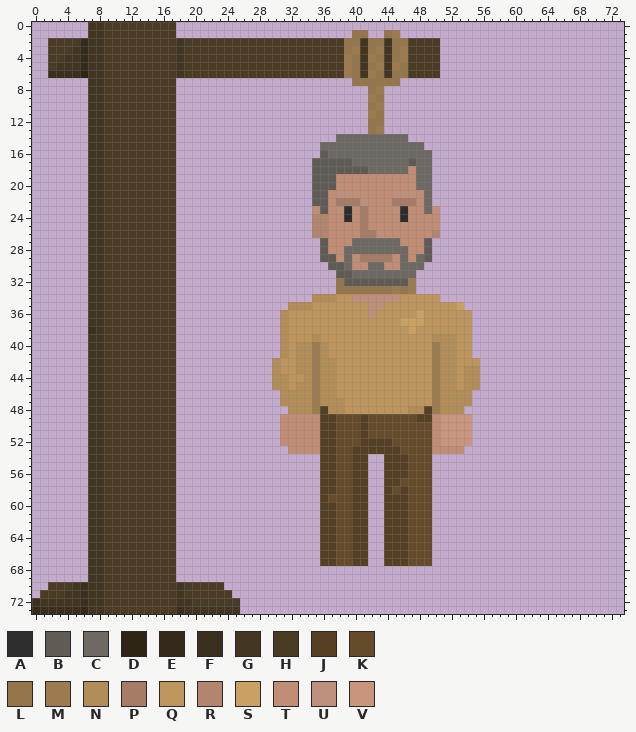
One commit to this sprite sheet: img/partes/04.png. This is how it looked before the edit.
The file is 444x444 pixels, drawn in blocks of 6x6; one block is one cell here. Colours within 5 levels of each other are drawn and written as one.
Palette (. is transparent): A #2e2d2d  B #605b55  C #6e6962  D #2f2517  E #352a1a  F #3b2f1d  G #423521  H #4a3b25  J #564024  K #644b2a  L #95764b  M #9c7c4f  N #b38d58  P #a77c67  Q #be955c  R #b3846e  S #cba064  T #c28d75  U #be907b  V #ca957d
Pixels before (only the part around the change), first column x 27:
42 ...NQQNNMNNQQQQQQQQQQQQMNNQQQ..
43 ...NQQNNMNNQQQQQQQQQQQQMNNQNN..
44 ...NNQQNMNNQQQQQQQQQQQQMNNQNN..
45 ...NNQNNMNNQQQQQQQQQQQQMNNQNN..
46 ....NNNNMNNQQQQQQQQQQQQMNNNN...
47 ....NNNNMNNNQQQQQQQQQQQMNNNN...
48 .....NNNMJNNQQQQQQQQNNJMNNN....
49 ....TTTTTJJKKKJKKKKKKJJTVVVV...
50 ....TTTTTJJKKKJKKKKKKKKTVVVV...
51 ....TTTTTJJKKKJKKKKKKKKTVVVV...
52 ....TTTTTJJKKKJJJJKKKKKTVVVV...
53 .....TTTTJJKKJJJJJJKKKKTTTT....
54 .........JJKKJJ..JJJKKK........
55 .........JJKKJJ..JJJKKK........
56 .........JJKKJJ..JJJKKK........
57 .........JJKKJJ..JJKKKK........
58 .........JJKKJJ..JKJKKK........
59 .........JKKKJJ..JJJKKK........
60 .........JJKKJJ..JJJKKK........
61 .........JJKKJJ..JJJKKK........
62 .........JJKKJJ..JJJKKK........
63 .........JJKKJJ..JJJKKK........
64 .........JJKKJJ..JJJKKK........
65 .........JJKKJJ..JJJKKK........
66 .........JJKKJJ..JJJKKK........
67 .........JJKKJJ..JJJKKK........
68 ...............................
69 ...............................
70 ...............................
71 ...............................
72 ...............................
73 ...............................
Once edited:
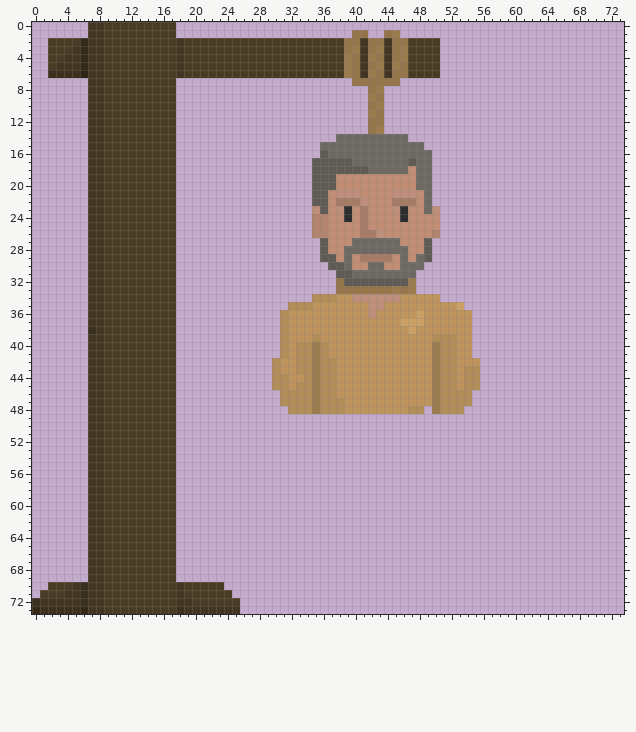
From old to new:
Changed rows in their new state; - is an unchanged pixel.
first column x 31:
48 -----N------------.-----
49 ........................
50 ........................
51 ........................
52 ........................
53 -......................-
54 -----......--......-----
55 -----......--......-----
56 -----......--......-----
57 -----......--......-----
58 -----......--......-----
59 -----......--......-----
60 -----......--......-----
61 -----......--......-----
62 -----......--......-----
63 -----......--......-----
64 -----......--......-----
65 -----......--......-----
66 -----......--......-----
67 -----......--......-----
